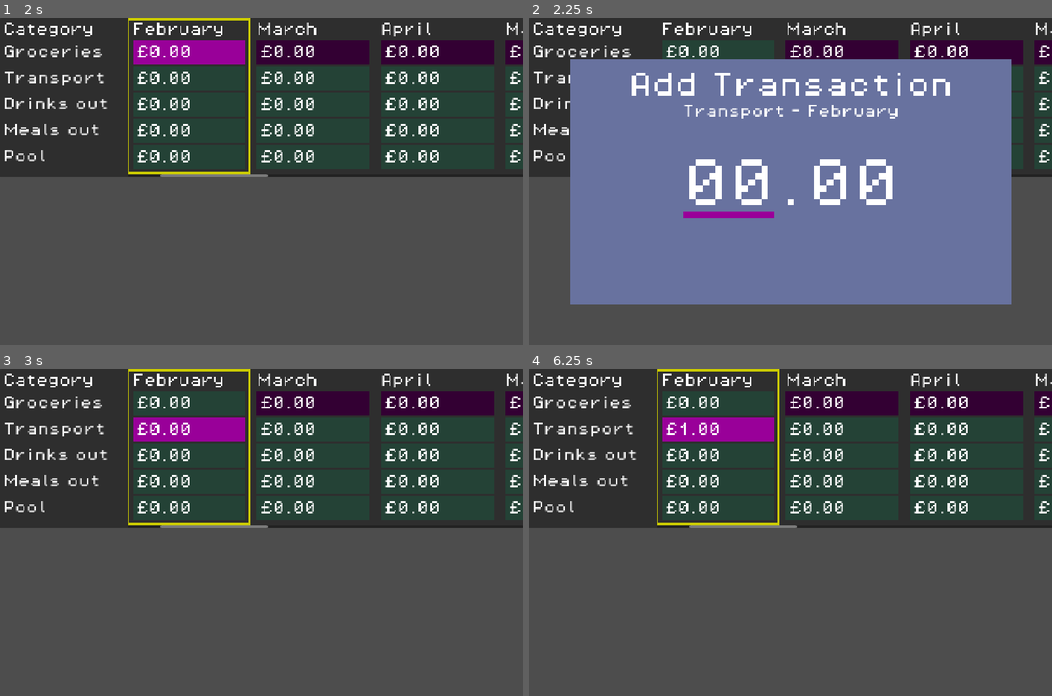
Above: before the commit, frames 1-4 (two rows, left to right).
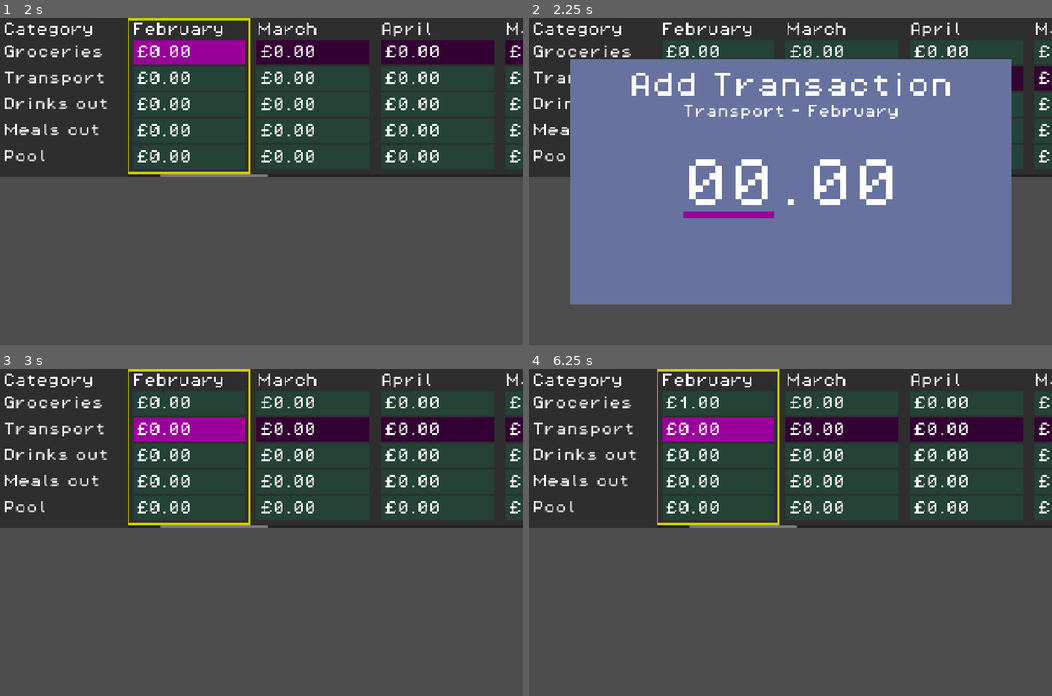
Above: after the commit, the same moments.

Repository: phrasmotica/budget-visualiser
Game: Godot game, scene res://scenes/ui/spreadsheet_ui/spreadsheet_ui.tscn
Same seed, same stepped clock (60 frames per second), same inputs: the game is played once before the commit and once after it. This scene is started directly instead of the project's main scene.
Inputs:
- Up to frame 1 (2 s): tap Enter (ui_accept) at 0.5, 0.77, 1.25, 1.52 s; hold Right (ui_right) 0.53-1.28 s; tap Shift (bulk_modifier) at 0.6, 1.35 s; hold Down (ui_down) from 1.28 s (still down)
- Up to frame 2 (2.25 s): tap Enter (ui_accept) at 2 s; release Down (ui_down) at 2.03 s; hold Right (ui_right) from 2.03 s (still down); tap Shift (bulk_modifier) at 2.1 s
- Up to frame 3 (3 s): tap Enter (ui_accept) at 2.75 s; release Right (ui_right) at 2.78 s; hold Up (ui_up) from 2.78 s (still down); tap Shift (bulk_modifier) at 2.85 s
- Up to frame 4 (6.25 s): tap Enter (ui_accept) at 3.02, 3.5, 3.77, 4.25, 4.52, 6.02 s; release Up (ui_up) at 3.53 s; hold Left (ui_left) 3.53-5.03 s; tap Shift (bulk_modifier) every 0.75 s from 3.6 to 5.85 s; hold Down (ui_down) 5.03-5.78 s; hold Right (ui_right) from 5.78 s (still down)

Frame 1 is identical in both runs. In frame 2, 3.0% of the frame differs, in the area x 49-100%, y 6-23%; in frame 3, 6.4%; in frame 4, 6.5%, in the area x 28-100%, y 6-23%.

Commit message:
Move all highlighted cells up/down at once, not just the one in the highlighted column

Diff:
--- a/scenes/ui/category_cell/category_cell.gd
+++ b/scenes/ui/category_cell/category_cell.gd
@@ -32,6 +32,10 @@
 	if _current_state:
 		_current_state.dim()
 
+func undim() -> void:
+	if _current_state:
+		_current_state.undim()
+
 func highlight() -> void:
 	if _current_state:
 		_current_state.highlight()
--- a/scenes/ui/category_cell/states/category_cell_state.gd
+++ b/scenes/ui/category_cell/states/category_cell_state.gd
@@ -25,6 +25,9 @@
 func dim() -> void:
 	pass
 
+func undim() -> void:
+	pass
+
 func highlight() -> void:
 	pass
 
--- a/scenes/ui/category_cell/states/category_cell_state_dimmed.gd
+++ b/scenes/ui/category_cell/states/category_cell_state_dimmed.gd
@@ -6,5 +6,8 @@
 
 	_category_cell.theme_type_variation = "DimmedCategoryCellContainer"
 
+func undim() -> void:
+	transition_state(CategoryCell.State.IDLE)
+
 func highlight() -> void:
 	transition_state(CategoryCell.State.HIGHLIGHTED)
--- a/scenes/ui/month_grid/cell_manager.gd
+++ b/scenes/ui/month_grid/cell_manager.gd
@@ -15,6 +15,8 @@
 	for i in cells.size():
 		if i == index:
 			cells[i].dim()
+		else:
+			cells[i].undim()
 
 func inject_amount(amount: float) -> void:
 	print("Injecting %.2f into cell manager" % amount)
--- a/scenes/ui/month_grid/states/month_grid_state_idle.gd
+++ b/scenes/ui/month_grid/states/month_grid_state_idle.gd
@@ -9,5 +9,21 @@
 	if _cell_manager.count() > 0:
 		_cell_manager.dim(_index_tracker.current())
 
+	SignalHelper.persist(
+		GridInput.move_down,
+		_on_move_down
+	)
+
+	SignalHelper.persist(
+		GridInput.move_up,
+		_on_move_up
+	)
+
+func _on_move_down() -> void:
+	_cell_manager.dim(_index_tracker.next())
+
+func _on_move_up() -> void:
+	_cell_manager.dim(_index_tracker.previous())
+
 func highlight() -> void:
 	transition_state(MonthGrid.State.HIGHLIGHTED)
